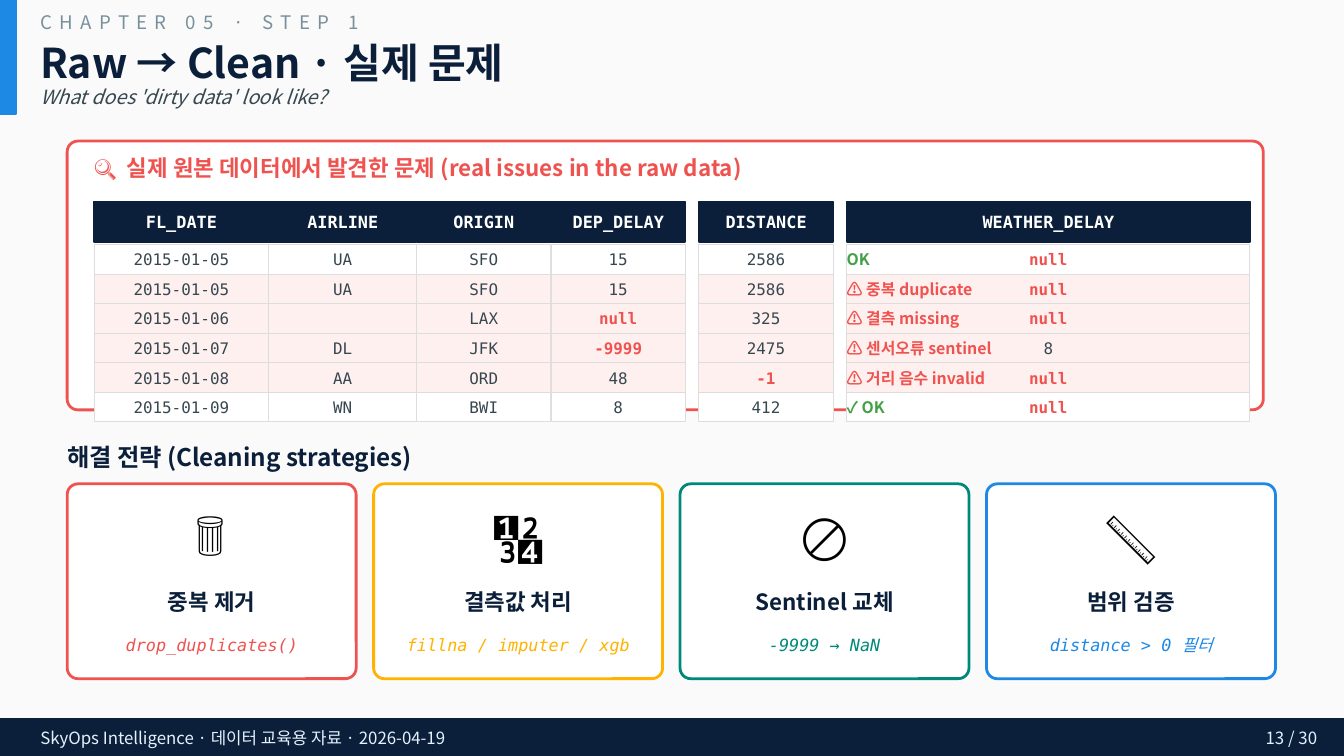
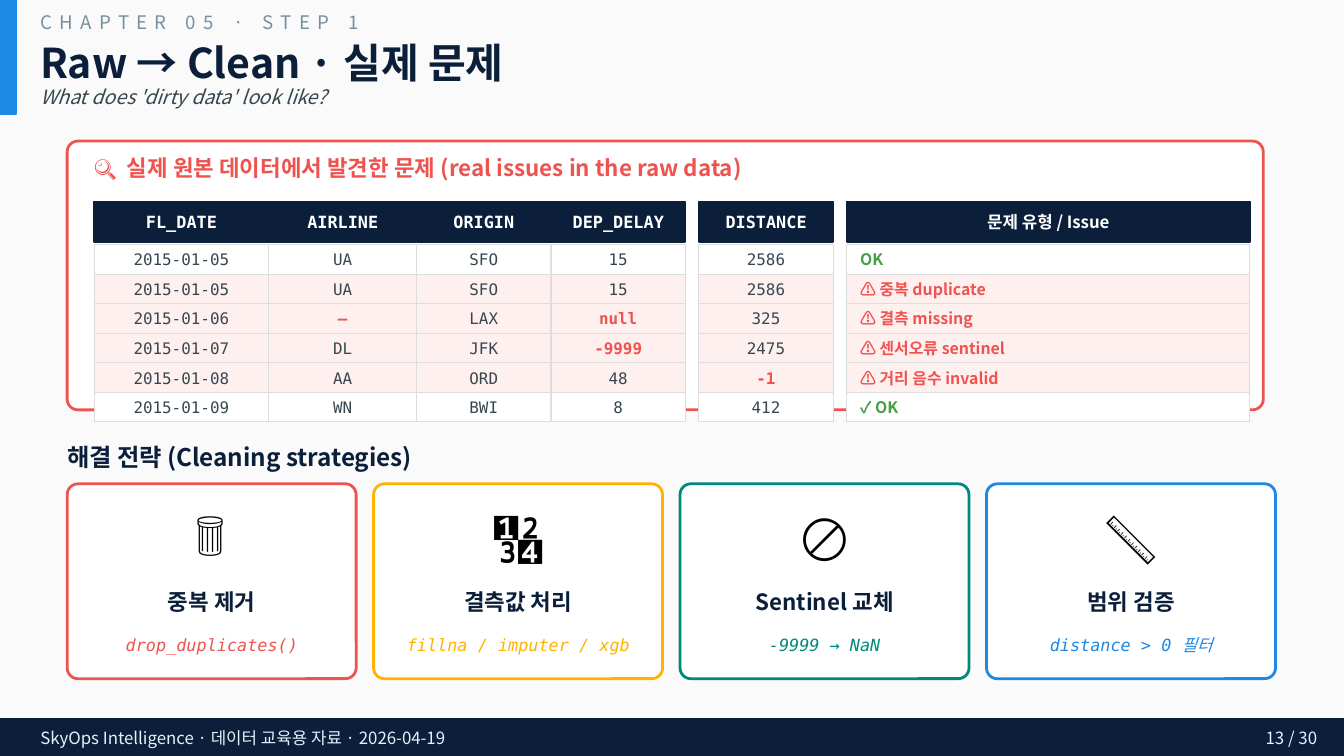
Before and after one commit to biz-doublej/SkyOps-Intelligence, a slide deck: slide 13 of docs/presentation/SkyOps_Data_교육용_발표자료.pptx. Drawn at 1344x756 pixels with LibreOffice and Linux fonts; fonts in the diff are those of the drawing. Boxes give left, top, right and bottom in pixels: in the first picture for what was removed or moved away, otherwise in the second. Text is boxed around its words. In the diff, an @@ line names an element or a change of style, - is before the commit and + after.

```diff
--- a/docs/presentation/SkyOps_Data_교육용_발표자료.pptx
+++ b/docs/presentation/SkyOps_Data_교육용_발표자료.pptx
@@ text at box(987, 213, 1110, 230): text changed; font DejaVu Sans Mono to Noto Sans CJK KR @@
-WEATHER_DELAY
+문제 유형 / Issue
@@ text "OK": place and size @@
-text "OK" at box(847, 253, 870, 265)
+text "OK" at box(860, 253, 883, 265)
@@ text removed at box(1029, 253, 1067, 265) @@
-null
@@ text "⚠ 중복 duplicate": place and size @@
-text "⚠ 중복 duplicate" at box(866, 282, 972, 299)
+text "⚠ 중복 duplicate" at box(880, 282, 985, 299)
@@ text removed at box(1029, 283, 1067, 295) @@
-null
@@ text added at box(269, 304, 417, 333), 8.5 pt, text #EF5350, bold @@
+—
@@ text "⚠ 결측 missing": place and size @@
-text "⚠ 결측 missing" at box(866, 310, 959, 328)
+text "⚠ 결측 missing" at box(880, 310, 972, 328)
@@ text removed at box(1029, 312, 1067, 324) @@
-null
@@ text "⚠ 센서오류 sentinel": place and size @@
-text "⚠ 센서오류 sentinel" at box(866, 340, 991, 356)
+text "⚠ 센서오류 sentinel" at box(880, 340, 1005, 356)
@@ text removed at box(1044, 342, 1054, 354) @@
-8
@@ text "⚠ 거리 음수 invalid": place and size @@
-text "⚠ 거리 음수 invalid" at box(866, 370, 985, 386)
+text "⚠ 거리 음수 invalid" at box(880, 370, 998, 386)
@@ text removed at box(1029, 372, 1067, 384) @@
-null
@@ text "✓ OK": place and size @@
-text "✓ OK" at box(862, 401, 885, 413)
+text "✓ OK" at box(875, 401, 898, 413)
@@ text removed at box(1029, 401, 1067, 413) @@
-null
```
Also in this commit, not shown: 3 other slides changed, 1 other file.
